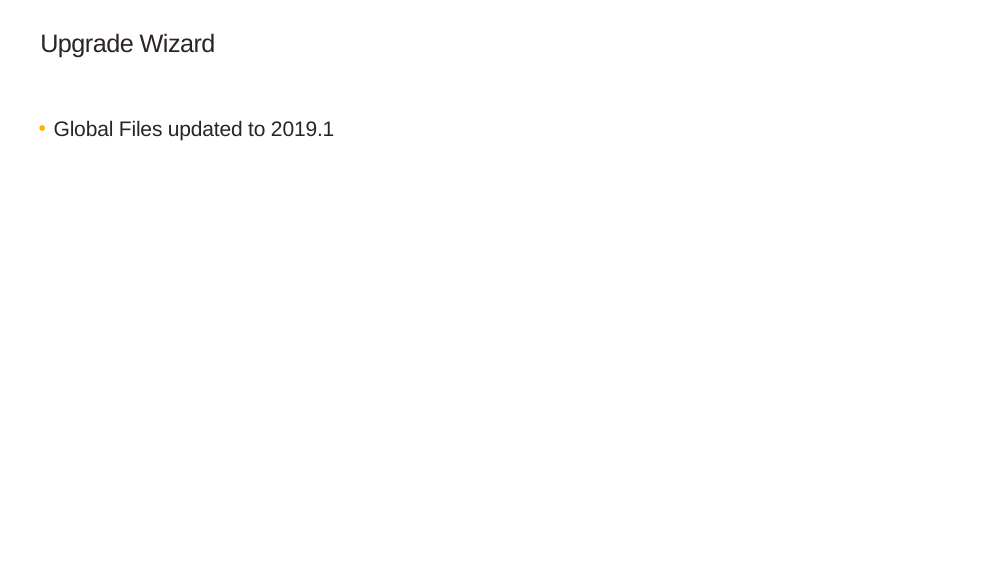
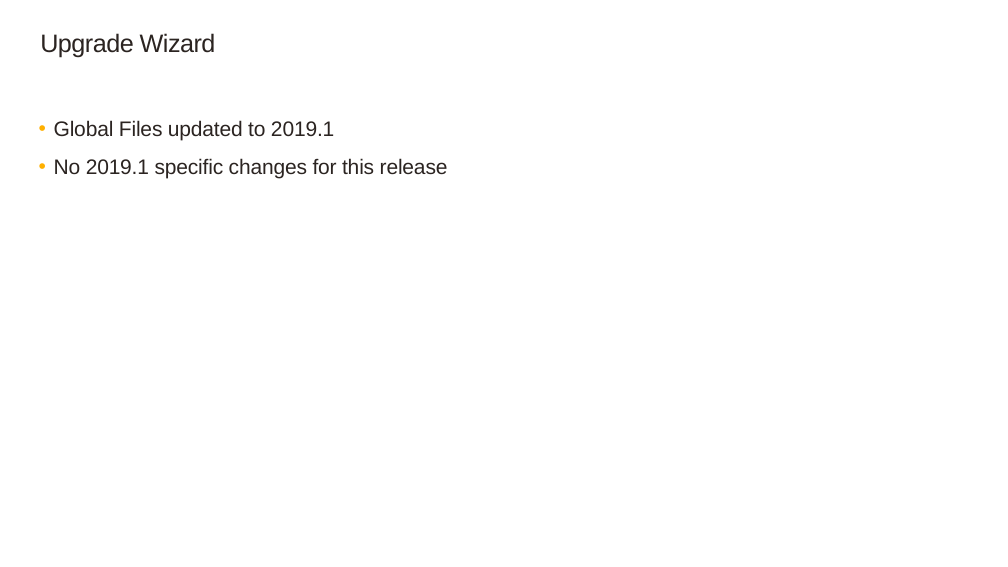
Before and after one commit to SageNADev/Sage300-SDK, a slide deck: slide 6 of docs/presentations/Sage300SDK_20191WebSDKOverview.pptx. Drawn at 1008x567 pixels with LibreOffice and Linux fonts; fonts in the diff are those of the drawing; background and template pictures are left out. Boxes give left, top, right and bottom in pixels: in the first picture for what was removed or moved away, otherwise in the second. Text is boxed around its words. In the diff, an @@ line names an element or a change of style, - is before the commit and + after.

```diff
--- a/docs/presentations/Sage300SDK_20191WebSDKOverview.pptx
+++ b/docs/presentations/Sage300SDK_20191WebSDKOverview.pptx
@@ text at box(54, 158, 448, 179): paragraph added @@
+  • No 2019.1 specific changes for this release
```
Also in this commit, not shown: 8 other slides changed.
